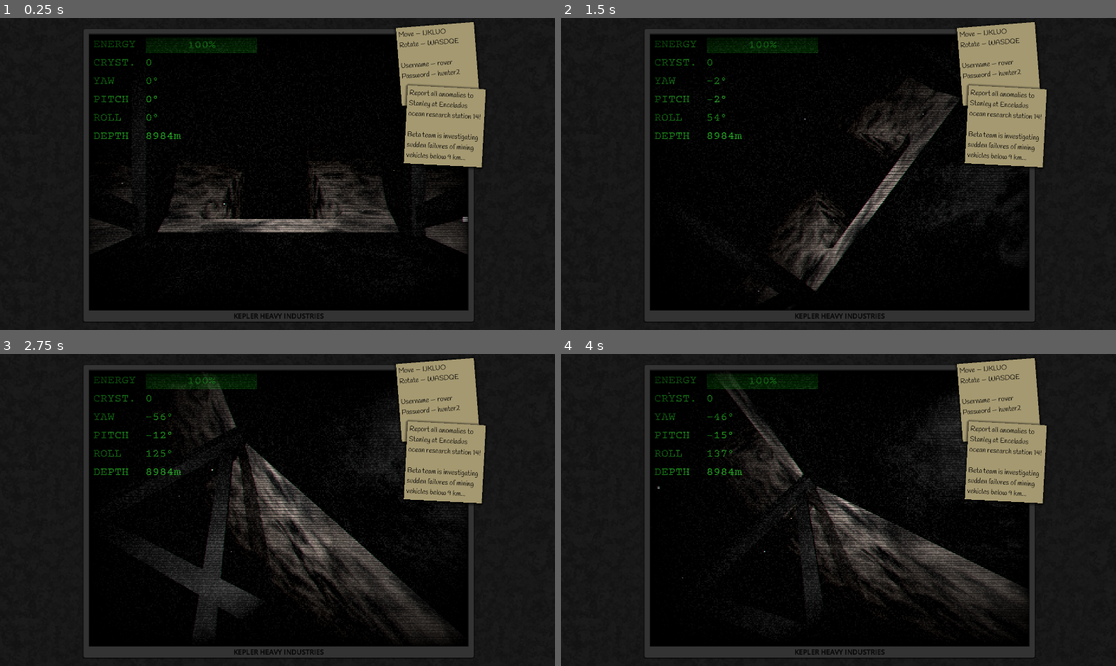
Above: before the commit, frames 1-4 (two rows, left to right).
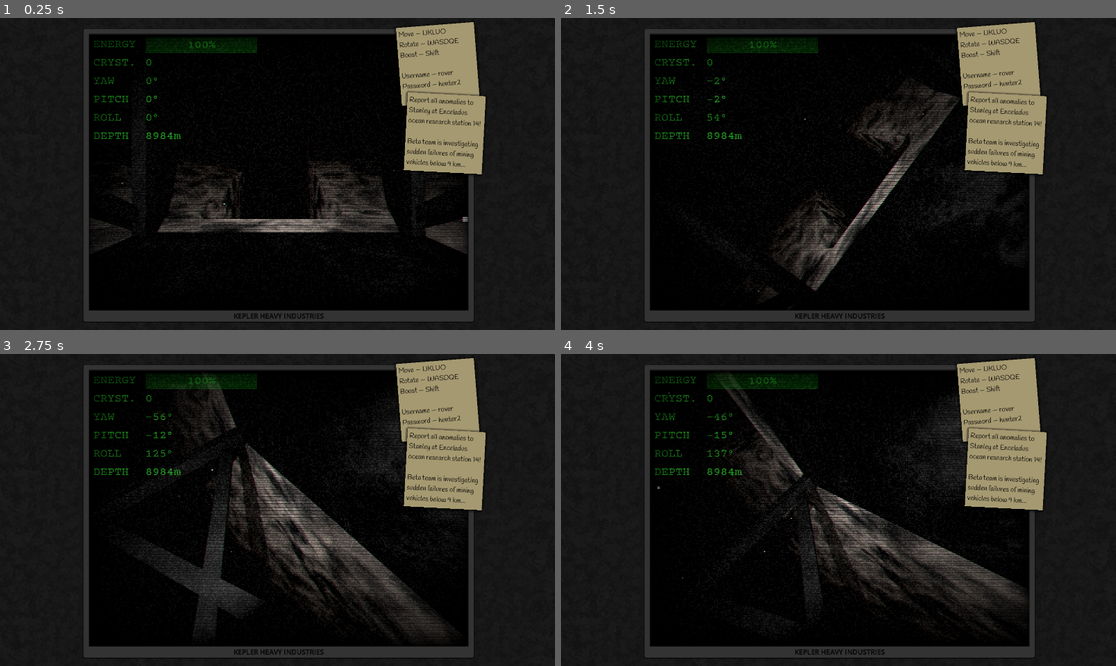
Above: after the commit, the same moments.

Repository: AlnisS/mines-of-enceladus
Game: Godot game, scene res://main.tscn
The game is run twice, just before and just after one commit, with the same random seed, the same clock (stepped at 60 frames per second) and the same inputs.
Inputs:
- Up to frame 1 (0.25 s): no input
- Up to frame 2 (1.5 s): hold E (rov_roll_right) 0.53-1.28 s; hold Shift (rov_translate_sprint) 0.53-1.28 s; hold W (rov_pitch_down) from 1.28 s (still down); tap Shift (rov_translate_sprint) at 1.35 s
- Up to frame 3 (2.75 s): release W (rov_pitch_down) at 2.03 s; hold E (rov_roll_right) from 2.03 s (still down); hold Shift (rov_translate_sprint) from 2.03 s (still down)
- Up to frame 4 (4 s): release E (rov_roll_right) at 2.78 s; release Shift (rov_translate_sprint) at 2.78 s; hold S (rov_pitch_up) 2.78-3.53 s; tap Shift (rov_translate_sprint) at 2.85 s; hold Q (rov_roll_left) from 3.53 s (still down); hold Shift (rov_translate_sprint) from 3.53 s (still down)

The runs differ from the first frame. In frame 1, 1.7% of the frame differs, in the area x 72-88%, y 10-51%; in frame 2, 1.7%; in frame 3, 1.7%; in frame 4, 1.7%.

Commit message:
Add shift (boost) to sticky

Diff:
--- a/main.tscn
+++ b/main.tscn
@@ -346,6 +346,7 @@
 theme_override_font_sizes/font_size = 24
 text = "Move — IJKLUO
 Rotate — WASDQE
+Boost — Shift
 
 Username — rover
 Password — hunter2"
@@ -377,9 +378,9 @@
 anchor_left = 1.0
 anchor_right = 1.0
 offset_left = -235.66455
-offset_top = 201.99997
+offset_top = 225.99998
 offset_right = 34.33545
-offset_bottom = 471.99997
+offset_bottom = 496.0
 grow_horizontal = 0
 rotation = 0.05235988
 pivot_offset = Vector2(135, 135)
